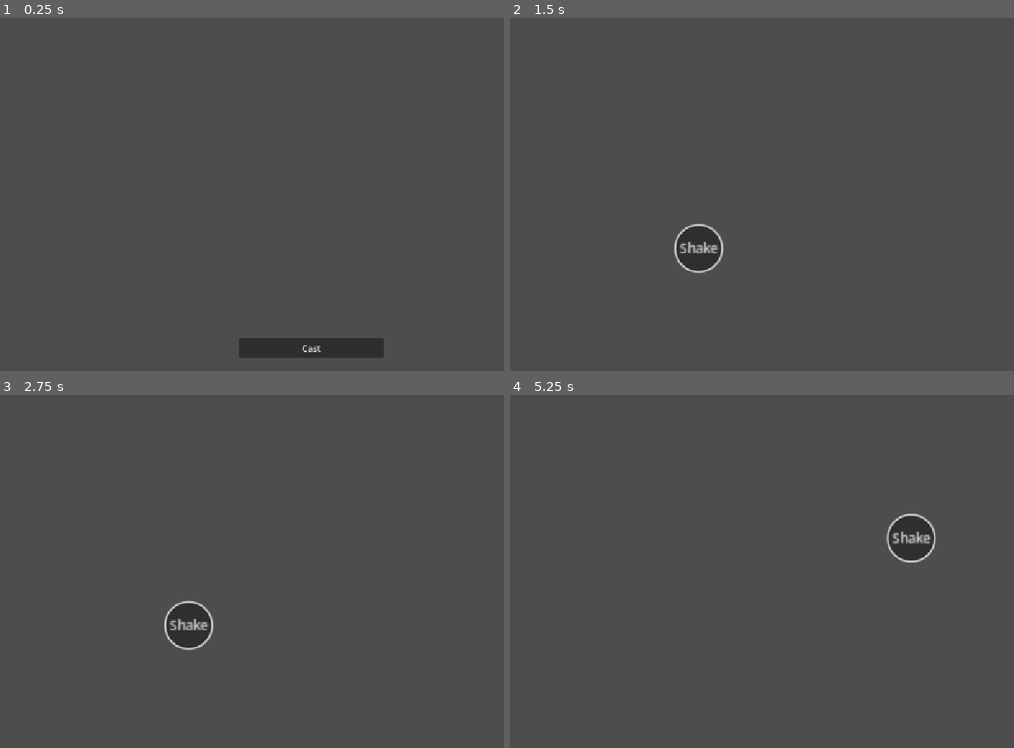
Above: before the commit, frames 1-4 (two rows, left to right).
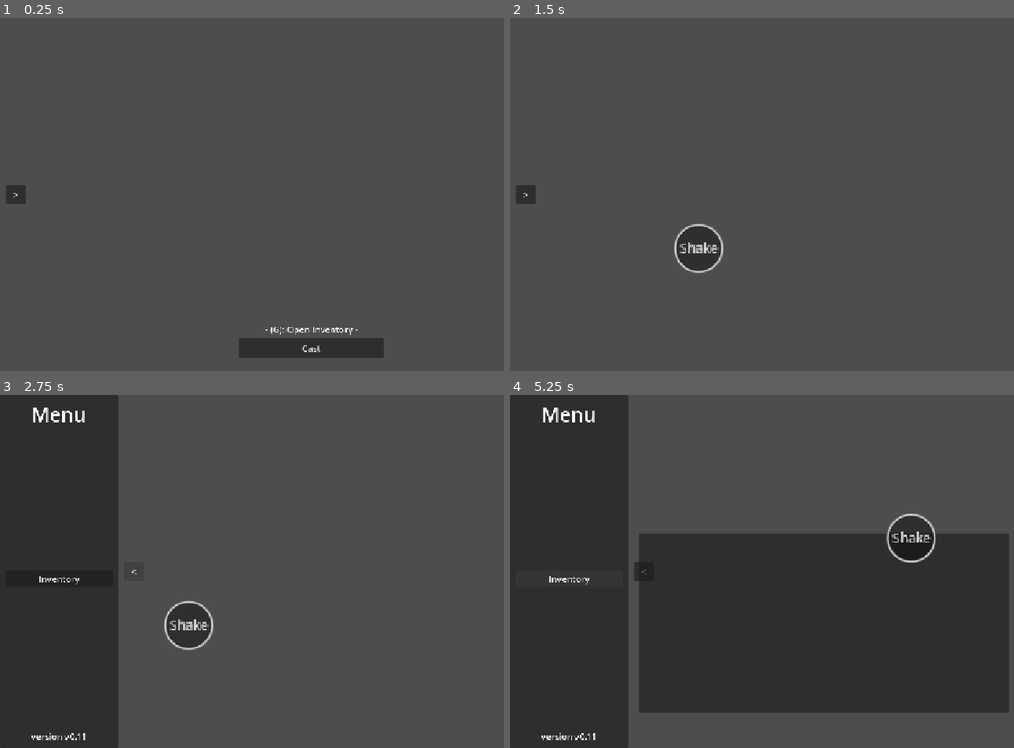
Above: after the commit, the same moments.

Repository: TerraTG/FishSquared
Game: Godot game, scene res://scenes/main.tscn
The game is run twice, just before and just after one commit, with the same random seed, the same clock (stepped at 60 frames per second) and the same inputs.
Inputs (mouse positions are in pixels of both pictures, inside the frame that each line leads up to):
- Up to frame 1 (0.25 s): no input
- Up to frame 2 (1.5 s): click "Cast" at 0.5 s; click "Shake" at 1.25 s
- Up to frame 3 (2.75 s): click (15, 571) at 2 s, where only the run after the commit has a clickable ">"
- Up to frame 4 (5.25 s): click (646, 571) at 2.75 s, where only the run after the commit has a clickable "<"; click "Shake" at 3.5 s; click (525, 571) at 4.25 s, where only the run after the commit has a clickable ">"; click (570, 578) at 5 s, where only the run after the commit has a clickable "Inventory"

The runs differ from the first frame. In frame 1, 0.3% of the frame differs, in the area x 1-72%, y 47-95%; in frame 2, 0.3%; in frame 3, 24%; in frame 4, 59%, in the area x 0-99%, y 0-100%.
Error before the commit: Invalid access to property or key 'Uncommon' on a base object of type 'Dictionary[String, FishList]'. (res://scripts/main.gd:102)
Error after the commit: Invalid access to property or key 'Uncommon' on a base object of type 'Dictionary[String, FishList]'. (res://scripts/main.gd:106)

Commit message:
v0.12
the inventory update

Diff:
--- a/fish-squared/project.godot
+++ b/fish-squared/project.godot
@@ -18,6 +18,7 @@
 [autoload]
 
 Global="*uid://cqcil6jjwj644"
+InventoryManager="*uid://dad5g2hry7u0k"
 
 [display]
 
@@ -31,6 +32,11 @@
 "events": [Object(InputEventMouseButton,"resource_local_to_scene":false,"resource_name":"","device":-1,"window_id":0,"a …(258 unchanged characters)…
 ]
 }
+"Inventory Open"={
+"deadzone": 0.2,
+"events": [Object(InputEventKey,"resource_local_to_scene":false,"resource_name":"","device":-1,"window_id":0,"alt_pressed":false,"shift_pressed":false,"ctrl_pressed":false,"meta_pressed":false,"pressed":false,"keycode":0,"physical_keycode":71,"key_label":0,"unicode":103,"location":0,"echo":false,"script":null)
+]
+}
 
 [physics]
 
@@ -38,4 +44,5 @@
 
 [rendering]
 
+textures/canvas_textures/default_texture_filter=0
 rendering_device/driver.windows="d3d12"
--- a/fish-squared/resources/fish/rockFish.tres
+++ b/fish-squared/resources/fish/rockFish.tres
@@ -11,4 +11,9 @@
 speed = 1.5
 resistance = 1.75
 shake_amount = 5
+move_min = 50.0
+move_max = 150.0
+value_per_kg = 15.0
+min_weight = 0.5
+max_weight = 5.0
 metadata/_custom_type_script = "uid://bv0tgrfyk38hs"
--- /dev/null
+++ b/fish-squared/scenes/inventory_cell.tscn
@@ -0,0 +1,26 @@
+[gd_scene format=3 uid="uid://diq83ijob6h6u"]
+
+[node name="InventoryCell" type="Button" unique_id=1057469160]
+custom_minimum_size = Vector2(100, 100)
+offset_right = 100.0
+offset_bottom = 100.0
+text = "q
+"
+
+[node name="WeightLabel" type="Label" parent="." unique_id=1823978015]
+layout_mode = 1
+anchors_preset = 3
+anchor_left = 1.0
+anchor_top = 1.0
+anchor_right = 1.0
+anchor_bottom = 1.0
+offset_left = -55.0
+offset_top = -25.0
+offset_right = -3.0
+offset_bottom = -2.0
+grow_horizontal = 0
+grow_vertical = 0
+theme_override_font_sizes/font_size = 8
+text = "x.xx kg"
+horizontal_alignment = 2
+vertical_alignment = 2
--- a/fish-squared/scenes/main.tscn
+++ b/fish-squared/scenes/main.tscn
@@ -4,6 +4,8 @@
 [ext_resource type="PackedScene" uid="uid://cjr7cv167oddy" path="res://scenes/shake_button.tscn" id="2_0wfyh"]
 [ext_resource type="Resource" uid="uid://b856ld8wxo66x" path="res://resources/fishlistlists/areaList.tres" id="2_jyhfs"]
 [ext_resource type="PackedScene" uid="uid://dlhe7g5l7qmsw" path="res://scenes/reeling_minigame.tscn" id="3_sugp2"]
+[ext_resource type="Script" uid="uid://byn55ak6aiomy" path="res://scripts/menu_ui.gd" id="5_tbgi4"]
+[ext_resource type="PackedScene" uid="uid://diq83ijob6h6u" path="res://scenes/inventory_cell.tscn" id="6_tefeu"]
 
 [node name="Main" type="Node2D" unique_id=689523077]
 script = ExtResource("1_o5qli")
@@ -32,6 +34,115 @@
 offset_bottom = 624.0
 text = "Cast"
 
+[node name="Label" type="Label" parent="CastButton" unique_id=1667556186]
+layout_mode = 0
+offset_left = 28.0
+offset_top = -28.0
+offset_right = 238.0
+offset_bottom = -5.0
+text = "- (G): Open Inventory -"
+horizontal_alignment = 1
+
 [node name="Buttons" type="Node" parent="." unique_id=305854053]
 
+[node name="MenuUI" type="Control" parent="." unique_id=550076027]
+layout_mode = 3
+anchors_preset = 0
+offset_right = 1152.0
+offset_bottom = 648.0
+mouse_filter = 2
+script = ExtResource("5_tbgi4")
+slot_prefab = ExtResource("6_tefeu")
+
+[node name="MenuToggle" type="Button" parent="MenuUI" unique_id=456973141]
+layout_mode = 1
+anchors_preset = 4
+anchor_top = 0.5
+anchor_bottom = 0.5
+offset_left = 11.0
+offset_top = -18.0
+offset_right = 47.0
+offset_bottom = 18.0
+grow_vertical = 2
+text = ">"
+
+[node name="MenuPanel" type="Panel" parent="MenuUI" unique_id=982764327]
+layout_mode = 0
+offset_left = -217.0
+offset_bottom = 648.0
+
+[node name="MarginContainer" type="MarginContainer" parent="MenuUI/MenuPanel" unique_id=1378530579]
+layout_mode = 1
+anchors_preset = 15
+anchor_right = 1.0
+anchor_bottom = 1.0
+grow_horizontal = 2
+grow_vertical = 2
+theme_override_constants/margin_left = 10
+theme_override_constants/margin_top = 10
+theme_override_constants/margin_right = 10
+theme_override_constants/margin_bottom = 10
+
+[node name="VBoxContainer" type="VBoxContainer" parent="MenuUI/MenuPanel/MarginContainer" unique_id=198590020]
+layout_mode = 2
+alignment = 1
+
+[node name="Label" type="Label" parent="MenuUI/MenuPanel/MarginContainer/VBoxContainer" unique_id=545264557]
+layout_mode = 2
+theme_override_font_sizes/font_size = 36
+text = "Menu"
+horizontal_alignment = 1
+
+[node name="Control" type="Control" parent="MenuUI/MenuPanel/MarginContainer/VBoxContainer" unique_id=250044212]
+layout_mode = 2
+size_flags_vertical = 3
+
+[node name="Inventory" type="Button" parent="MenuUI/MenuPanel/MarginContainer/VBoxContainer" unique_id=989797391]
+custom_minimum_size = Vector2(0, 25)
+layout_mode = 2
+text = "Inventory"
+
+[node name="Control2" type="Control" parent="MenuUI/MenuPanel/MarginContainer/VBoxContainer" unique_id=105548782]
+layout_mode = 2
+size_flags_vertical = 3
+
+[node name="Label2" type="Label" parent="MenuUI/MenuPanel/MarginContainer/VBoxContainer" unique_id=2014038152]
+layout_mode = 2
+theme_override_font_sizes/font_size = 16
+text = "version v0.11"
+horizontal_alignment = 1
+
+[node name="InventoryPanel" type="Panel" parent="MenuUI" unique_id=1678353575]
+visible = false
+layout_mode = 1
+anchors_preset = 7
+anchor_left = 0.5
+anchor_top = 1.0
+anchor_right = 0.5
+anchor_bottom = 1.0
+offset_left = -339.0
+offset_top = -394.0
+offset_right = 339.0
+offset_bottom = -64.0
+grow_horizontal = 2
+grow_vertical = 0
+
+[node name="MarginContainer" type="MarginContainer" parent="MenuUI/InventoryPanel" unique_id=1677211276]
+layout_mode = 1
+anchors_preset = 15
+anchor_right = 1.0
+anchor_bottom = 1.0
+grow_horizontal = 2
+grow_vertical = 2
+theme_override_constants/margin_left = 10
+theme_override_constants/margin_top = 45
+theme_override_constants/margin_right = 10
+theme_override_constants/margin_bottom = 10
+
+[node name="GridContainer" type="GridContainer" parent="MenuUI/InventoryPanel/MarginContainer" unique_id=1479848100]
+layout_mode = 2
+columns = 8
+
 [connection signal="pressed" from="CastButton" to="." method="_on_button_pressed"]
+[connection signal="pressed" from="MenuUI/MenuToggle" to="MenuUI" method="_on_menu_toggle_pressed"]
+[connection signal="pressed" from="MenuUI/MenuPanel/MarginContainer/VBoxContainer/Inventory" to="MenuUI" method="_on_inventory_pressed"]
--- /dev/null
+++ b/fish-squared/scripts/Standalones/InventoryManager.gd
@@ -0,0 +1,8 @@
+extends Node
+signal inventory_updated
+
+var fish_inv: Array[FishResource] = []
+
+func add_fish(fish: FishResource) -> void:
+	fish_inv.append(fish)
+	inventory_updated.emit()
--- a/fish-squared/scripts/main.gd
+++ b/fish-squared/scripts/main.gd
@@ -2,7 +2,7 @@
 
 #Resources
 @export_category("Resources")
-@export var mainList: FishListList
+@export var mainList: FishListList;
 
 #Imported Nodes
 @onready var shake_button: Button = $CastButton;
@@ -19,17 +19,17 @@
 var currentState;
 
 #Resource Variables
-var selected_rarity = Global.determine_rarity()
-var rarityList = null
-var fish = null
+var selected_rarity = Global.determine_rarity();
+var rarityList = null;
+var fish = null;
 
 #Misc
 var cast = false;
+var cutscene = false;
 
 func _ready() -> void:
 	shake_button.visible = true;
 	currentState = FishingState.IDLE;
-	print(currentState);
 
 func _process(_delta: float) -> void:
 	match currentState:
@@ -40,7 +40,6 @@
 				pick_a_fish();
 				shake_button.visible = false;
 				currentState = FishingState.CASTING;
-				print(currentState);
 		FishingState.CASTING:
 			if Global.can_spawn_button:
 				spawn_a_button();
@@ -50,38 +49,43 @@
 
 				Global.can_spawn_button = true;
 				currentState = FishingState.REELING;
-				print(currentState);
 		FishingState.REELING:
 			if Global.can_spawn_button:
 				var b = reeling_minigame_prefab.instantiate();
 				b.get_child(0).resistance = fish.resistance;
 				b.get_child(0).speed = fish.speed;
+				b.get_child(0).min_move = fish.move_min;
+				b.get_child(0).max_move = fish.move_max;
 				add_child(b);
 				Global.can_spawn_button = false;
 			if Global.reeling != "":
 				match Global.reeling:
 					"Win":
 						currentState = FishingState.CAUGHT;
-						print(currentState);
 					"Lose":
 						currentState = FishingState.FAILED;
-						print(currentState);
 		FishingState.CAUGHT:
-			Global.catch_meter = 25;
-			Global.shake_meter = 0;
-			Global.can_spawn_button = true;
-			Global.reeling = "";
-			await get_tree().create_timer(1).timeout
-			currentState = FishingState.IDLE;
-			print(currentState);
+			if !cutscene:
+				cutscene = true
+				var new_fish = fish.duplicate()
+				calculate_fish_values(new_fish)
+				Global.catch_meter = 25;
+				Global.shake_meter = 0;
+				Global.can_spawn_button = true;
+				Global.reeling = "";
+				await get_tree().create_timer(1).timeout
+				cutscene = false
+				currentState = FishingState.IDLE;
 		FishingState.FAILED:
-			Global.catch_meter = 25;
-			Global.shake_meter = 0;
-			Global.can_spawn_button = true;
-			Global.reeling = "";
-			await get_tree().create_timer(1).timeout
-			currentState = FishingState.IDLE;
-			print(currentState);
+			if !cutscene:
+				cutscene = true
+				Global.catch_meter = 25;
+				Global.shake_meter = 0;
+				Global.can_spawn_button = true;
+				Global.reeling = "";
+				await get_tree().create_timer(1).timeout
+				cutscene = false
+				currentState = FishingState.IDLE;
 
 
 func spawn_a_button():
@@ -101,3 +105,13 @@
 	selected_rarity = Global.determine_rarity();
 	rarityList = mainList.list[selected_rarity];
 	fish = rarityList.list[randi_range(0, rarityList.list.size() - 1)];
+
+func get_weight(val: float) -> float:
+	return snapped(val, 0.01)
+
+func calculate_fish_values(new_fish: FishResource):
+	var rng = RandomNumberGenerator.new()
+	rng.randomize()
+	new_fish.weight = get_weight(rng.randf_range(new_fish.min_weight, new_fish.max_weight))
+	new_fish.value = ceil(new_fish.value_per_kg * new_fish.weight);
+	InventoryManager.add_fish(new_fish)
--- /dev/null
+++ b/fish-squared/scripts/menu_ui.gd
@@ -0,0 +1,55 @@
+extends Control
+
+@onready var menu_toggle: Button = $MenuToggle
+@onready var menu_panel: Panel = $MenuPanel
+@onready var inventory_panel: Panel = $InventoryPanel
+@onready var grid_container: GridContainer = $InventoryPanel/MarginContainer/GridContainer
+
+@export var slot_prefab: PackedScene
+
+var toggled = false
+var inv_toggled = false
+
+func _input(event: InputEvent) -> void:
+	if event.is_action_pressed("Inventory Open"):
+		inv_toggle()
+
+func _on_menu_toggle_pressed() -> void:
+	toggled = true if toggled == false else false
+	match toggled:
+		true:
+			var button_tween = create_tween()
+			var menu_tween = create_tween()
+			menu_toggle.text = "<"
+			button_tween.set_parallel().tween_property(menu_toggle, "position", Vector2(menu_toggle.position.x + 217, menu_toggle.position.y), 0.25).set_ease(Tween.EASE_OUT).set_trans(Tween.TRANS_BACK)
+			menu_tween.set_parallel().tween_property(menu_panel, "position", Vector2(menu_panel.position.x + 217, menu_panel.position.y), 0.25).set_ease(Tween.EASE_OUT).set_trans(Tween.TRANS_BACK)
+
+		false:
+			var button_tween = create_tween()
+			var menu_tween = create_tween()
+			menu_toggle.text = ">"
+			button_tween.set_parallel().tween_property(menu_toggle, "position", Vector2(menu_toggle.position.x - 217, menu_toggle.position.y), 0.25).set_ease(Tween.EASE_OUT).set_trans(Tween.TRANS_BACK)
+			menu_tween.set_parallel().tween_property(menu_panel, "position", Vector2(menu_panel.position.x - 217, menu_panel.position.y), 0.25).set_ease(Tween.EASE_OUT).set_trans(Tween.TRANS_BACK)
+
+func inv_toggle():
+	inv_toggled = true if inv_toggled == false else false
+	match inv_toggled:
+		true:
+			inventory_panel.visible = true
+			refresh_inv()
+		false:
+			inventory_panel.visible = false
+
+func refresh_inv():
+	for j in grid_container.get_children():
+		j.queue_free()
+
+	for i in InventoryManager.fish_inv:
+		var slot = slot_prefab.instantiate()
+		grid_container.add_child(slot)
+
+		slot.text = i.name
+		slot.get_node("WeightLabel").text = str(i.weight) + " kg"
+
+func _on_inventory_pressed() -> void:
+	inv_toggle()
--- a/fish-squared/scripts/reeling_minigame.gd
+++ b/fish-squared/scripts/reeling_minigame.gd
@@ -16,6 +16,8 @@
 #stat values
 var resistance: float
 var speed
+var min_move
+var max_move
 
 func _ready() -> void:
 	progress_bar.value = Global.catch_meter
@@ -60,8 +62,8 @@
 	control_bar.position.x -= velocity
 
 func handle_ai():
-	var move_left = randi_range(-250, -75)
-	var move_right = randi_range(75, 250)
+	var move_left = randi_range(-max_move, -min_move)
+	var move_right = randi_range(min_move, max_move)
 	can_fish_move = false
 
 
--- a/fish-squared/scripts/resourceScripts/fishResource.gd
+++ b/fish-squared/scripts/resourceScripts/fishResource.gd
@@ -7,3 +7,10 @@
 @export var speed: float = 1
 @export var resistance: float = 1
 @export var shake_amount: int
+@export var move_min: float
+@export var move_max: float
+@export var value_per_kg: float
+@export var min_weight: float
+@export var max_weight: float
+@export var weight: float
+@export var value: float
Not shown, added: fish-squared/scripts/Standalones/InventoryManager.gd.uid
Not shown, added: fish-squared/scripts/menu_ui.gd.uid
